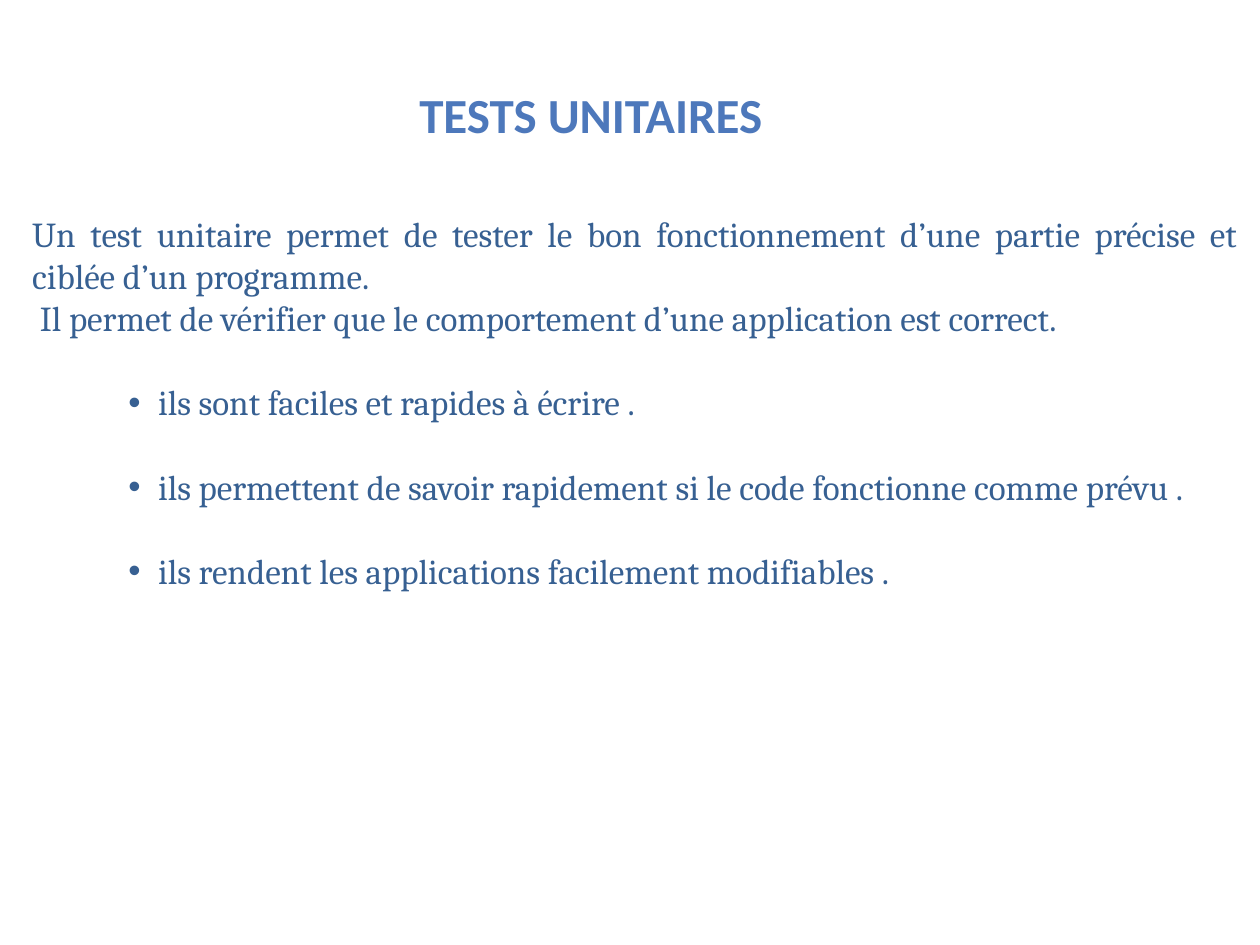
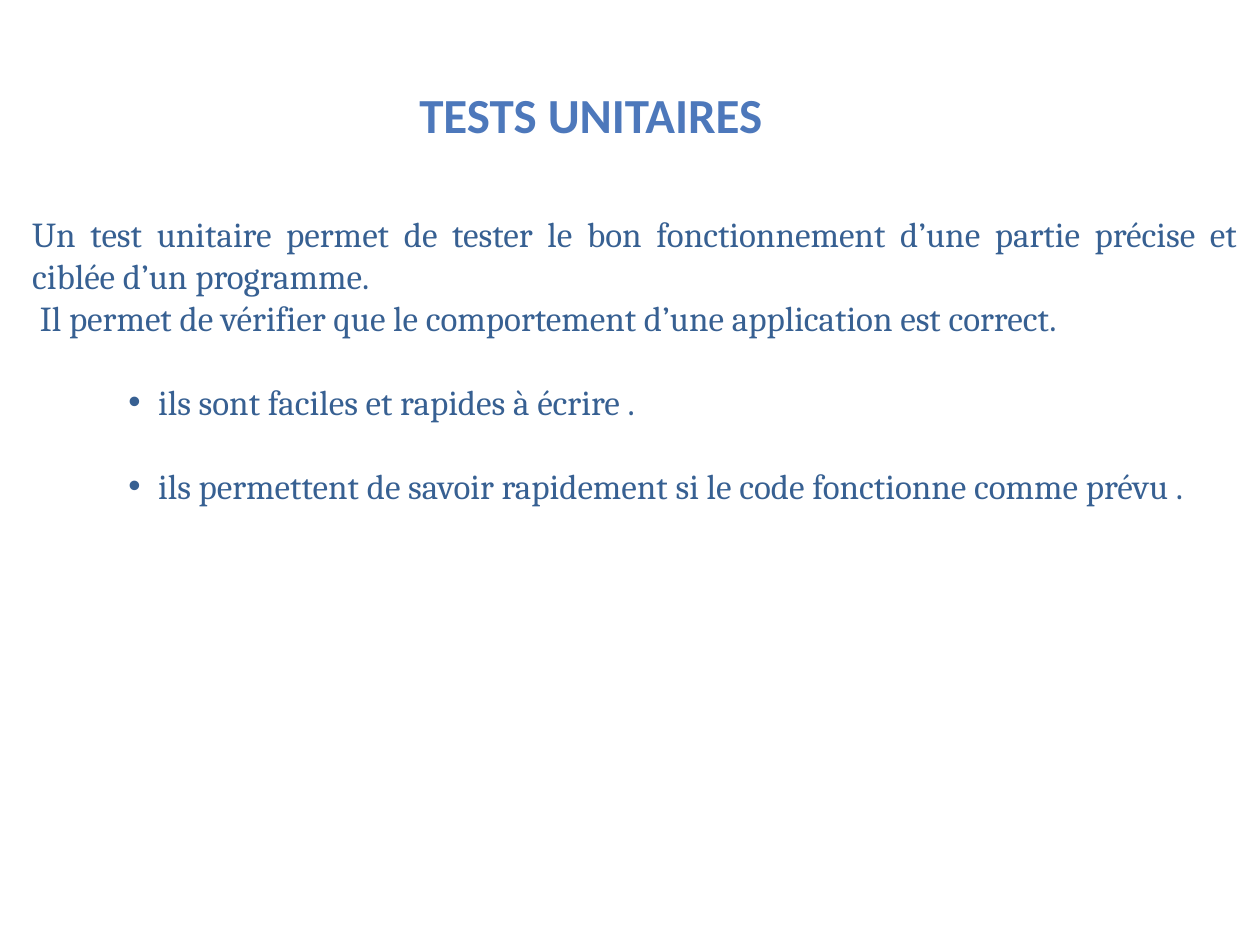
Before and after one commit to KalouiSanaa/P5, a slide deck: slide 3 of p5_kaloui-sanaa-presentation.pptx. Drawn at 1260x945 pixels with LibreOffice and Linux fonts; fonts in the diff are those of the drawing; background and template pictures are left out. Boxes give left, top, right and bottom in pixels: in the first picture for what was removed or moved away, otherwise in the second. Text is boxed around its words. In the diff, an @@ line names an element or a change of style, - is before the commit and + after.

Commit message:
ajout modif

```diff
--- a/p5_kaloui-sanaa-presentation.pptx
+++ b/p5_kaloui-sanaa-presentation.pptx
@@ text at [158,559,874,592]: paragraph removed @@
-    • ils rendent les applications facilement modifiables .
```
Also in this commit, not shown: 55 other files.
